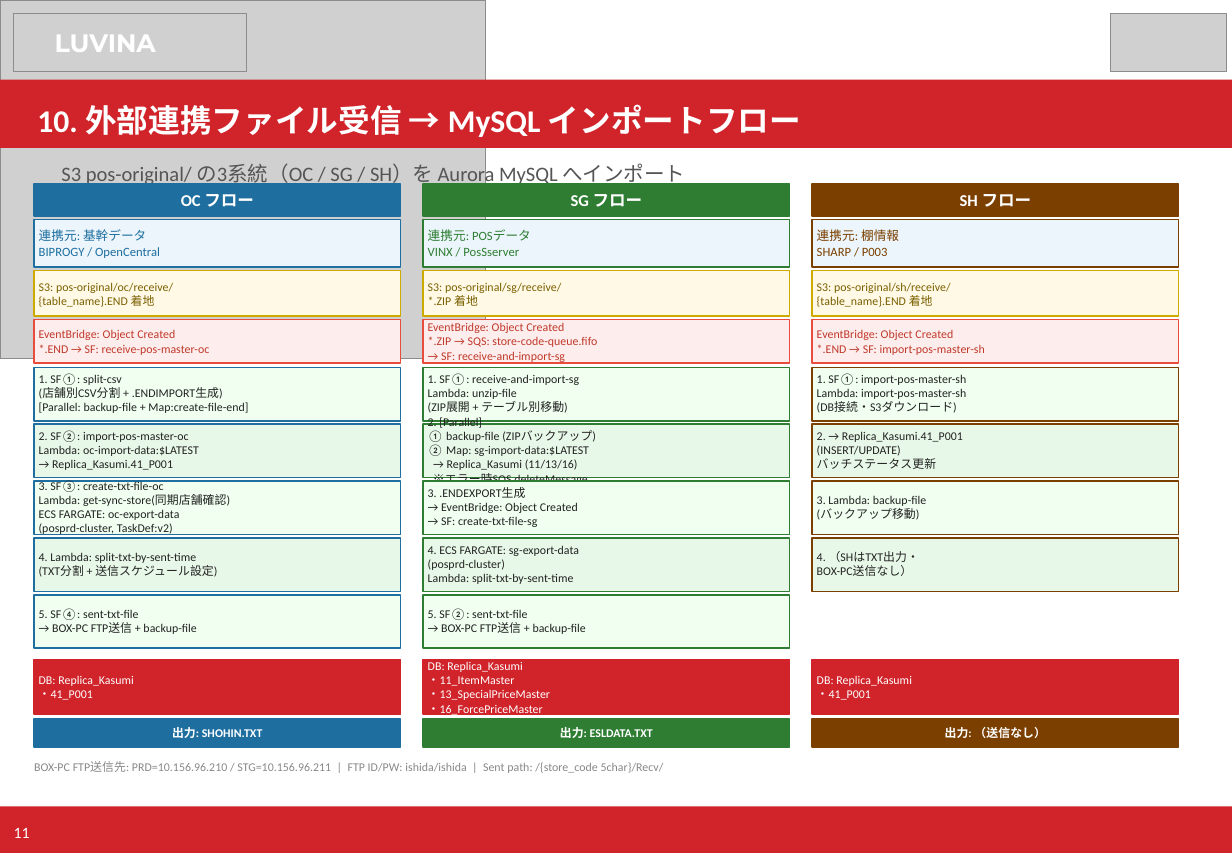
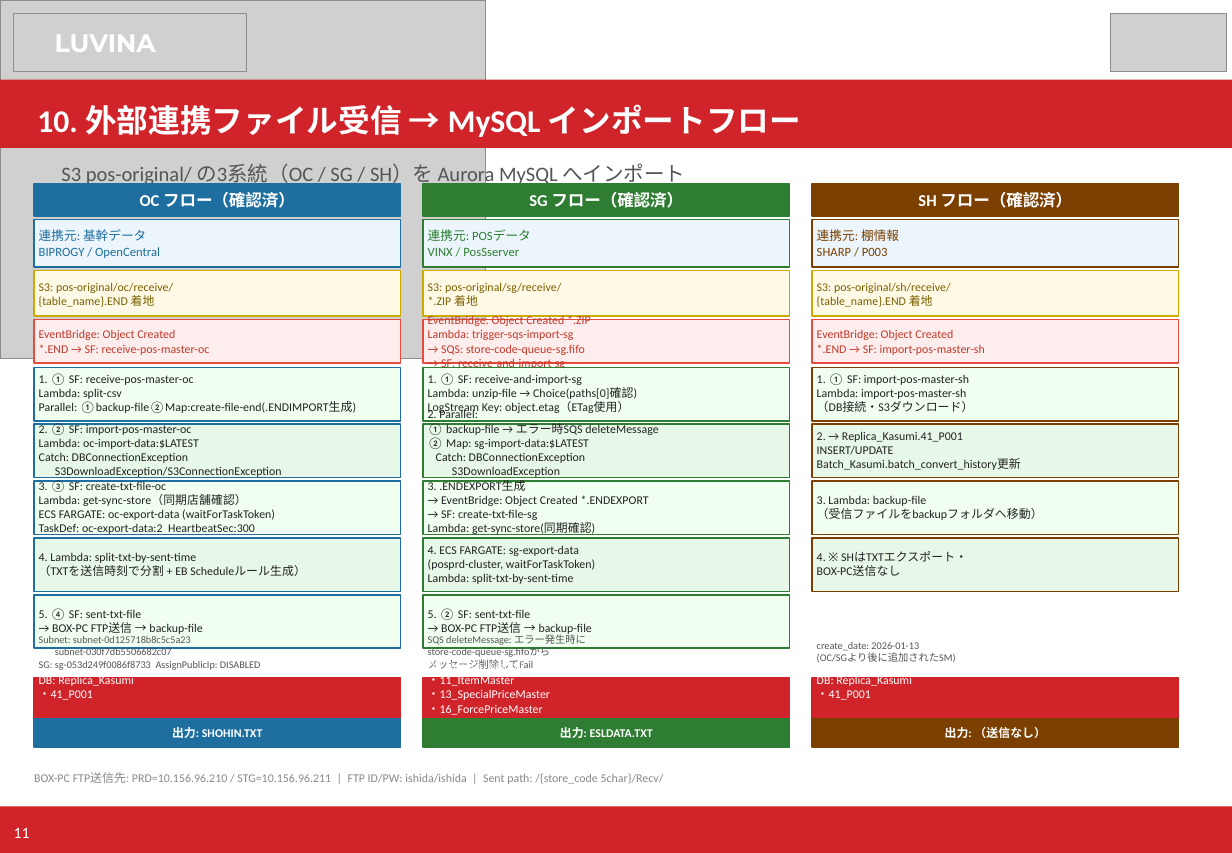
Before and after one commit to kiyoharakadutoshi/kasumi_pos-server_aws, a slide deck: slide 11 of 40_AWS/01_構成資料/カスミPOS_AWS構成資料.pptx. Drawn at 1232x853 pixels with LibreOffice and Linux fonts; fonts in the diff are those of the drawing; grey boxes stand for pictures. Boxes give left, top, right and bottom in pixels: in the first picture for what was removed or moved away, otherwise in the second. Text is boxed around its words. In the diff, an @@ line names an element or a change of style, - is before the commit and + after.

```diff
--- a/40_AWS/01_構成資料/カスミPOS_AWS構成資料.pptx
+++ b/40_AWS/01_構成資料/カスミPOS_AWS構成資料.pptx
@@ text at [140,192,295,208]: text changed @@
-OC フロー
+OC フロー（確認済）
@@ text at [529,192,683,208]: text changed @@
-SG フロー
+SG フロー（確認済）
@@ text at [918,192,1072,208]: text changed @@
-SH フロー
+SH フロー（確認済）
@@ text at [428,314,591,355]: text changed @@
-EventBridge: Object Created
-*.ZIP → SQS: store-code-queue.fifo
+EventBridge: Object Created *.ZIP
+Lambda: trigger-sqs-import-sg
+→ SQS: store-code-queue-sg.fifo
@@ text at [39,373,356,413]: text changed @@
-1. SF①: split-csv
-(店舗別CSV分割 + .ENDIMPORT生成)
-[Parallel: backup-file + Map:create-file-end]
+1. ① SF: receive-pos-master-oc
+Lambda: split-csv
+Parallel: ①backup-file②Map:create-file-end(.ENDIMPORT生成)
@@ text at [428,373,637,415]: text changed @@
-1. SF①: receive-and-import-sg
-Lambda: unzip-file
-(ZIP展開 + テーブル別移動)
+1. ① SF: receive-and-import-sg
+Lambda: unzip-file → Choice(paths[0]確認)
+LogStream Key: object.etag（ETag使用）
@@ text at [817,373,969,385]: text changed @@
-1. SF①: import-pos-master-sh
+1. ① SF: import-pos-master-sh
@@ text at [428,409,658,435]: text changed @@
-2. [Parallel]
-① backup-file (ZIPバックアップ)
+2. Parallel:
+① backup-file → エラー時SQS deleteMessage
@@ text at [817,401,974,412]: text changed @@
-(DB接続・S3ダウンロード)
+（DB接続・S3ダウンロード）
@@ text at [39,423,192,435]: text changed @@
-2. SF②: import-pos-master-oc
+2. ② SF: import-pos-master-oc
@@ text at [817,446,1021,470]: text changed @@
-(INSERT/UPDATE)
-バッチステータス更新
+INSERT/UPDATE
+Batch_Kasumi.batch_convert_history更新
@@ text at [39,453,282,478]: text changed @@
-→ Replica_Kasumi.41_P001
+Catch: DBConnectionException
+S3DownloadException/S3ConnectionException
@@ text at [436,453,585,491]: text changed @@
-→ Replica_Kasumi (11/13/16)
-※エラー時SQS deleteMessage
+Catch: DBConnectionException
+S3DownloadException
+エラー時SQS deleteMessage
@@ text at [39,480,275,535]: text changed @@
-3. SF③: create-txt-file-oc
-Lambda: get-sync-store(同期店舗確認)
-ECS FARGATE: oc-export-data
-(posprd-cluster, TaskDef:v2)
+3. ③ SF: create-txt-file-oc
+Lambda: get-sync-store（同期店舗確認）
+ECS FARGATE: oc-export-data (waitForTaskToken)
+TaskDef: oc-export-data:2 HeartbeatSec:300
@@ text at [441,495,649,506]: text changed @@
-→ EventBridge: Object Created
+→ EventBridge: Object Created *.ENDEXPORT
@@ text at [817,508,1043,520]: text changed @@
-(バックアップ移動)
+（受信ファイルをbackupフォルダへ移動）
@@ text at [428,522,595,535]: paragraph added @@
+Lambda: get-sync-store(同期確認)
@@ text at [39,565,306,576]: text changed @@
-(TXT分割 + 送信スケジュール設定)
+（TXTを送信時刻で分割 + EB Scheduleルール生成）
@@ text at [428,559,595,570]: text changed @@
-(posprd-cluster)
+(posprd-cluster, waitForTaskToken)
@@ text at [817,551,967,576]: text changed @@
-4. （SHはTXT出力・
-BOX-PC送信なし）
+4. ※ SHはTXTエクスポート・
+BOX-PC送信なし
@@ text at [39,608,202,634]: text changed @@
-5. SF④: sent-txt-file
-→ BOX-PC FTP送信 + backup-file
+5. ④ SF: sent-txt-file
+→ BOX-PC FTP送信 → backup-file
@@ text at [428,608,592,635]: text changed @@
-5. SF②: sent-txt-file
-→ BOX-PC FTP送信 + backup-file
+5. ② SF: sent-txt-file
+→ BOX-PC FTP送信 → backup-file
@@ text added at [39,636,261,670], 6.5 pt, text #555555 @@
+Subnet: subnet-0d125718b8c5c5a23
+subnet-030f7db5506682c07
+SG: sg-053d249f0086f8733 AssignPublicIp: DISABLED
@@ text added at [428,633,586,669], 6.5 pt, text #555555 @@
+SQS deleteMessage: エラー発生時に
+store-code-queue-sg.fifoから
+メッセージ削除してFail
@@ text added at [817,642,956,662], 6.5 pt, text #555555 @@
+create_date: 2026-01-13
+(OC/SGより後に追加されたSM)
@@ rectangle: place and size @@
-rectangle at [34,660,400,714]
+rectangle at [34,678,400,728]
@@ rectangle: place and size @@
-rectangle at [423,660,789,714]
+rectangle at [423,678,789,728]
@@ rectangle: place and size @@
-rectangle at [812,660,1179,714]
+rectangle at [812,678,1179,728]
@@ text "BOX-PC FTP送信先: PRD=10.156.96.210 / STG=10.156.96.211 ...": place and size @@
-text "BOX-PC FTP送信先: PRD=10.156.96.210 / STG=10.156.96.211 ..." at [34,761,664,773]
+text "BOX-PC FTP送信先: PRD=10.156.96.210 / STG=10.156.96.211 ..." at [34,772,664,784]
```
